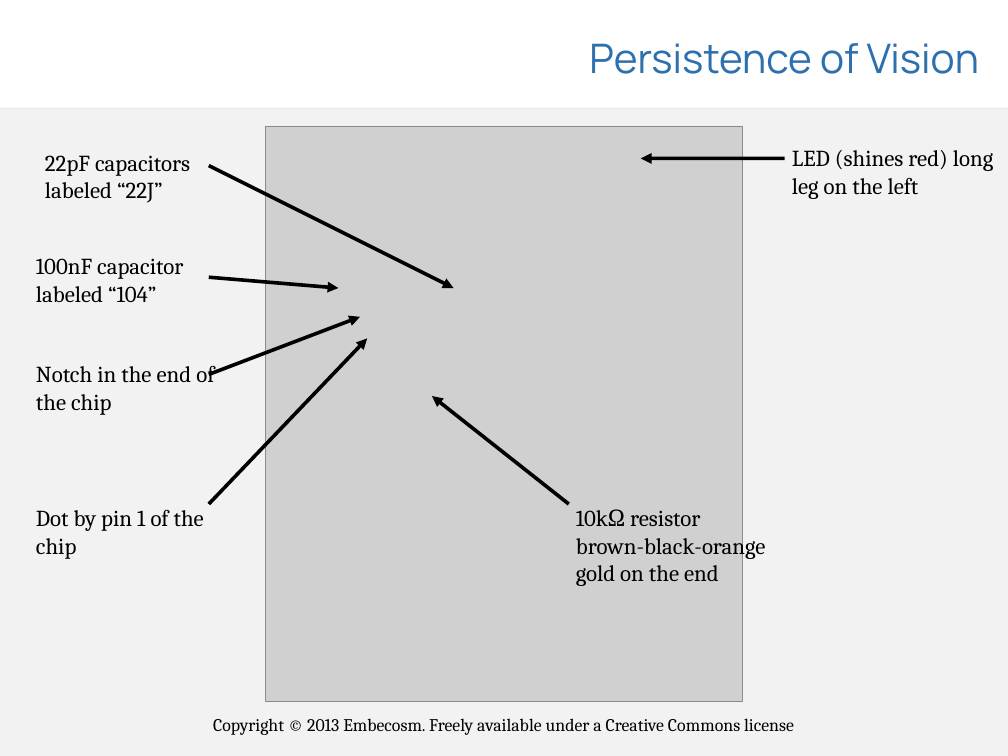
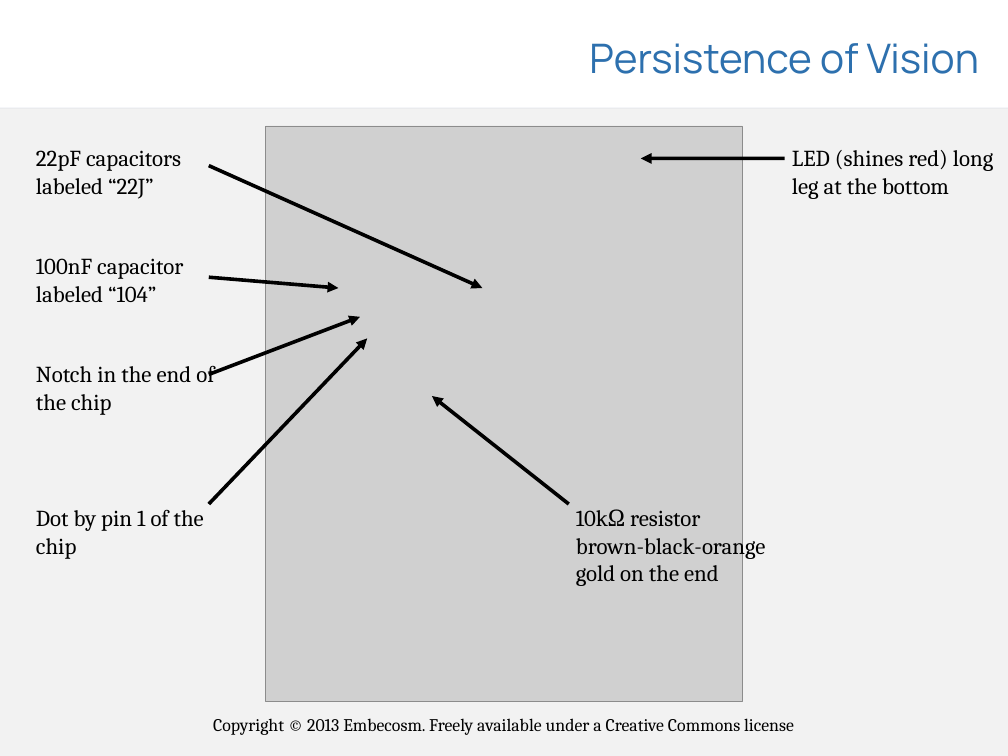
Before and after one commit to embecosm/shrimp-pov, a slide deck: slide 6 of presentations/shrimp-pov.odp. Drawn at 1008x756 pixels with LibreOffice and Linux fonts; fonts in the diff are those of the drawing; grey boxes stand for pictures; background and template pictures are left out. Boxes give left, top, right and bottom in pixels: in the first picture for what was removed or moved away, otherwise in the second. Text is boxed around its words. In the diff, an @@ line names an element or a change of style, - is before the commit and + after.

Commit message:
Work in progress.
	* images/minimal-shrimp-pov-circuit.svg: Corrected position of
	capacitor.
	* presentations/shrimp-pov.odp: Updated after trial run.

```diff
--- a/presentations/shrimp-pov.odp
+++ b/presentations/shrimp-pov.odp
@@ text "22pF capacitors" moved from (x1=45, y1=155, x2=190, y2=203) to (x1=36, y1=150, x2=181, y2=199) @@
@@ arrow moved from (209, 166) - (454, 288) to (209, 166) - (483, 288) @@
@@ text at (x1=792, y1=150, x2=993, y2=199): text changed @@
-LED (shines red) long leg on the left
+LED (shines red) long leg at the bottom
```
Also in this commit, not shown: 3 other slides changed, 2 other files.
